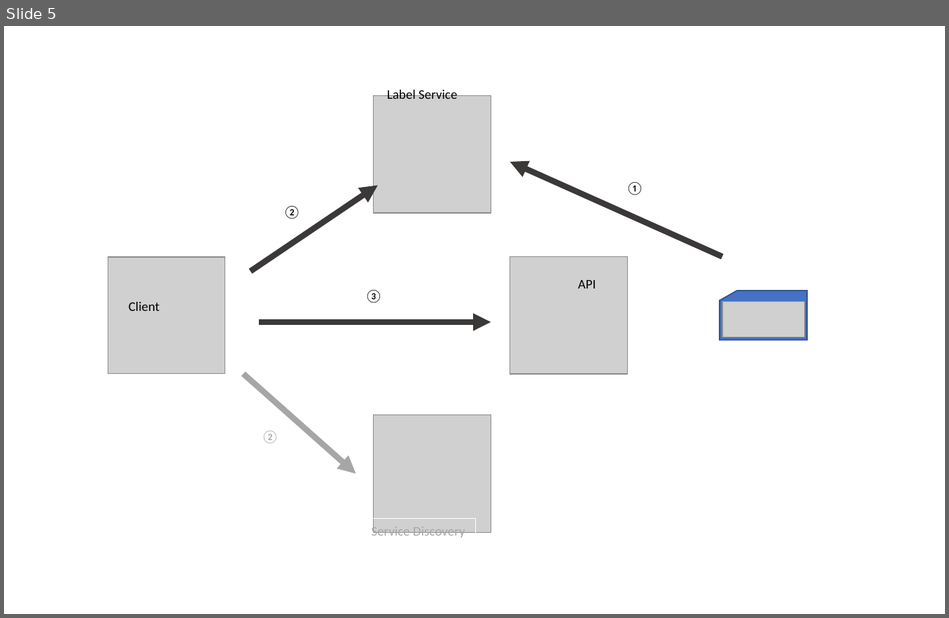
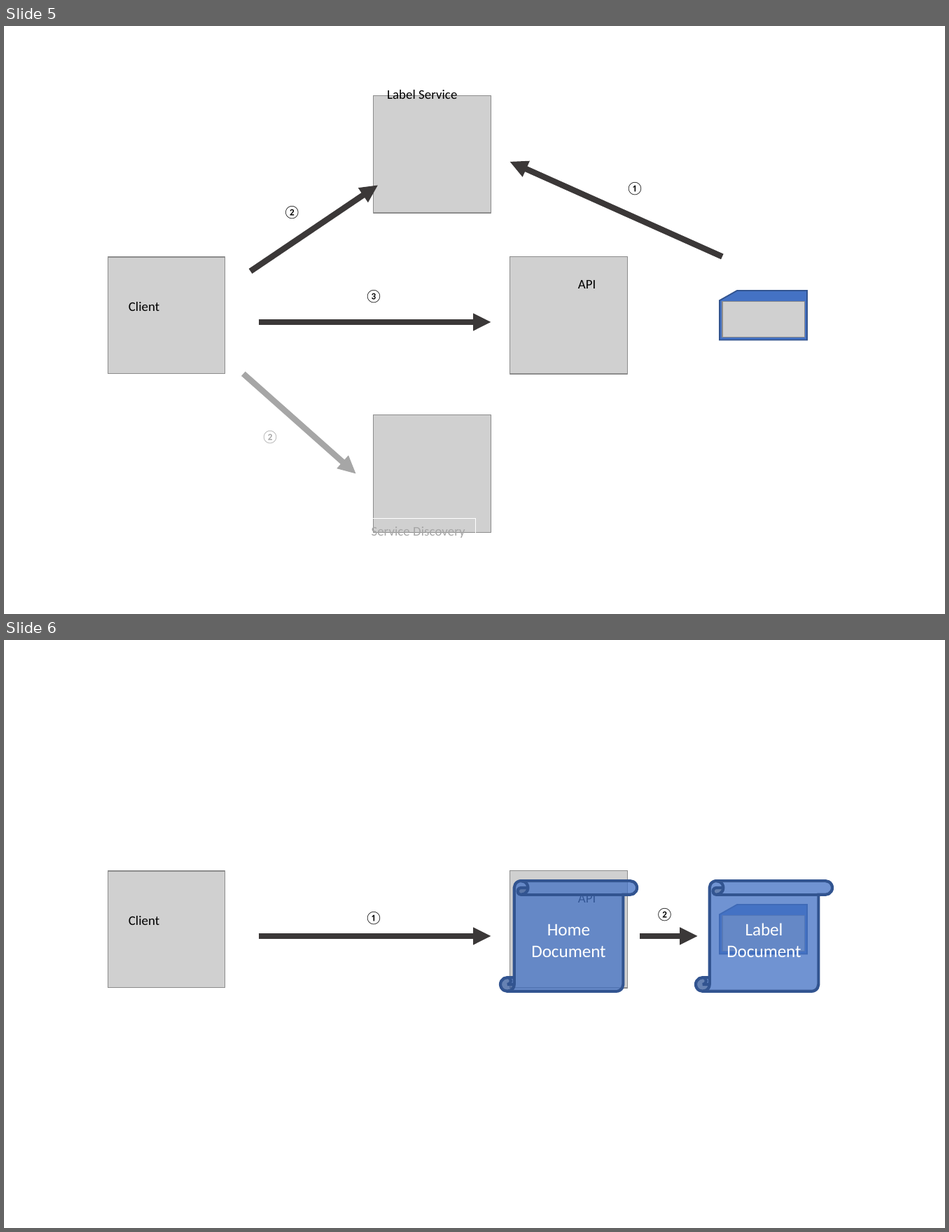
Before and after one commit to dret/lectures, a slide deck: apistrat-2018/img/label-scenarios.pptx. Shown one above the other, each under a label of ours: slide 5 before the commit, slides 5 and 6 after it. The pictures are 949x618 and 949x1232 pixels, drawn with LibreOffice and Linux fonts; fonts in the diff are those of the drawing; grey boxes stand for pictures. Boxes give left, top, right and bottom in pixels: in the first picture for what was removed or moved away, otherwise in the second. Text is boxed around its words. In the diff, an @@ line names an element or a change of style, - is before the commit and + after.

```diff
--- a/apistrat-2018/img/label-scenarios.pptx
+++ b/apistrat-2018/img/label-scenarios.pptx
@@ slide 6 added at <box>4,640,945,1228</box>, background #FFFFFF @@
@@ picture added at <box>108,870,224,987</box> @@
@@ picture added at <box>510,870,628,988</box> @@
@@ vertical scroll added at <box>501,881,638,991</box>, fill #4472C4 at 76% opacity, outline #325491 2.25 pt, 13.5 pt, text #FFFFFF @@
+Home
+Document
@@ vertical scroll added at <box>696,881,832,991</box>, fill #4472C4 at 76% opacity, outline #325491 2.25 pt, 13.5 pt, text #FFFFFF @@
+Label
+Document
@@ text added at <box>365,912,383,925</box>, 10.1 pt, text #000000 @@
+①
@@ text added at <box>578,893,596,902</box>, 10.1 pt, text #000000 @@
+API
@@ text added at <box>656,908,673,921</box>, 10.1 pt, text #000000 @@
+②
@@ flow chart punched card added at <box>719,905,806,954</box>, fill #4472C4, outline #325491 1 pt @@
@@ text added at <box>129,916,159,925</box>, 10.1 pt, text #000000 @@
+Client
@@ picture added at <box>722,916,805,952</box> @@
@@ arrow added from (259, 936) to (490, 936), #3B3838 4.5 pt @@
@@ arrow added from (640, 936) to (698, 936), #3B3838 4.5 pt @@
```
Also in this commit, not shown: 2 other files.
